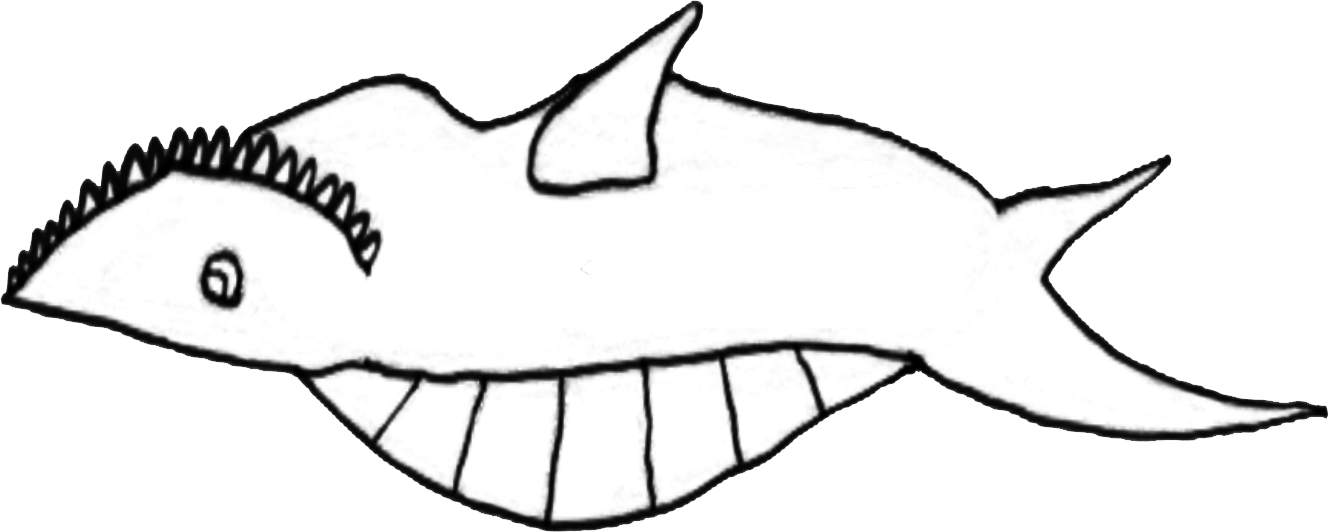
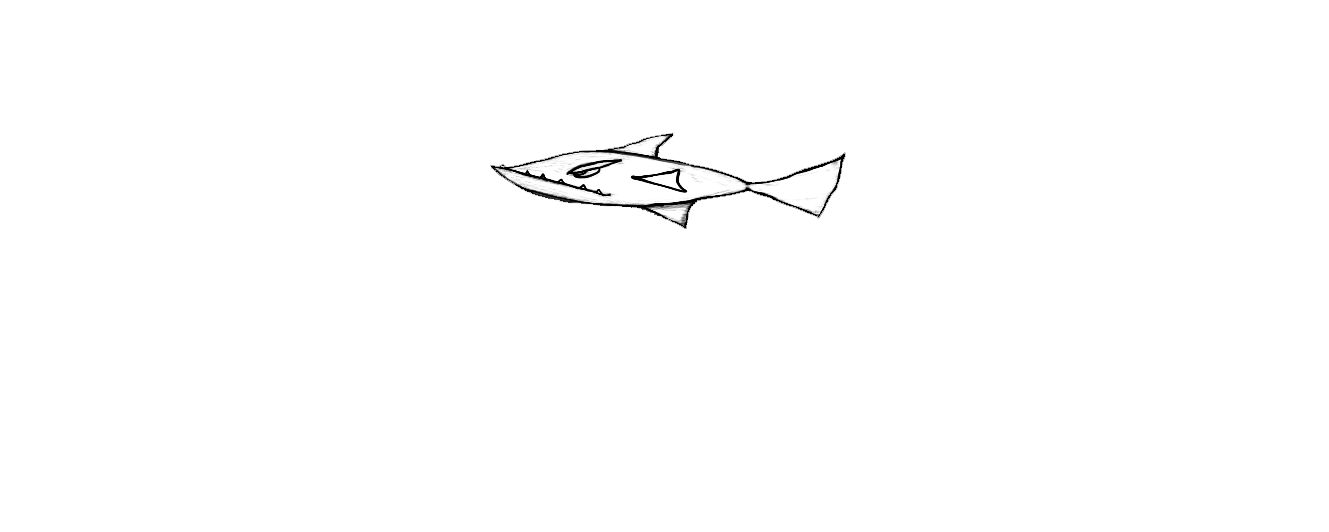
Layers edited between the first and the second 1329×532 image:
showed "Layer 2", painted on it over [483, 111, 856, 229]
hid "Layer 1 copy" over [0, 0, 1329, 532]